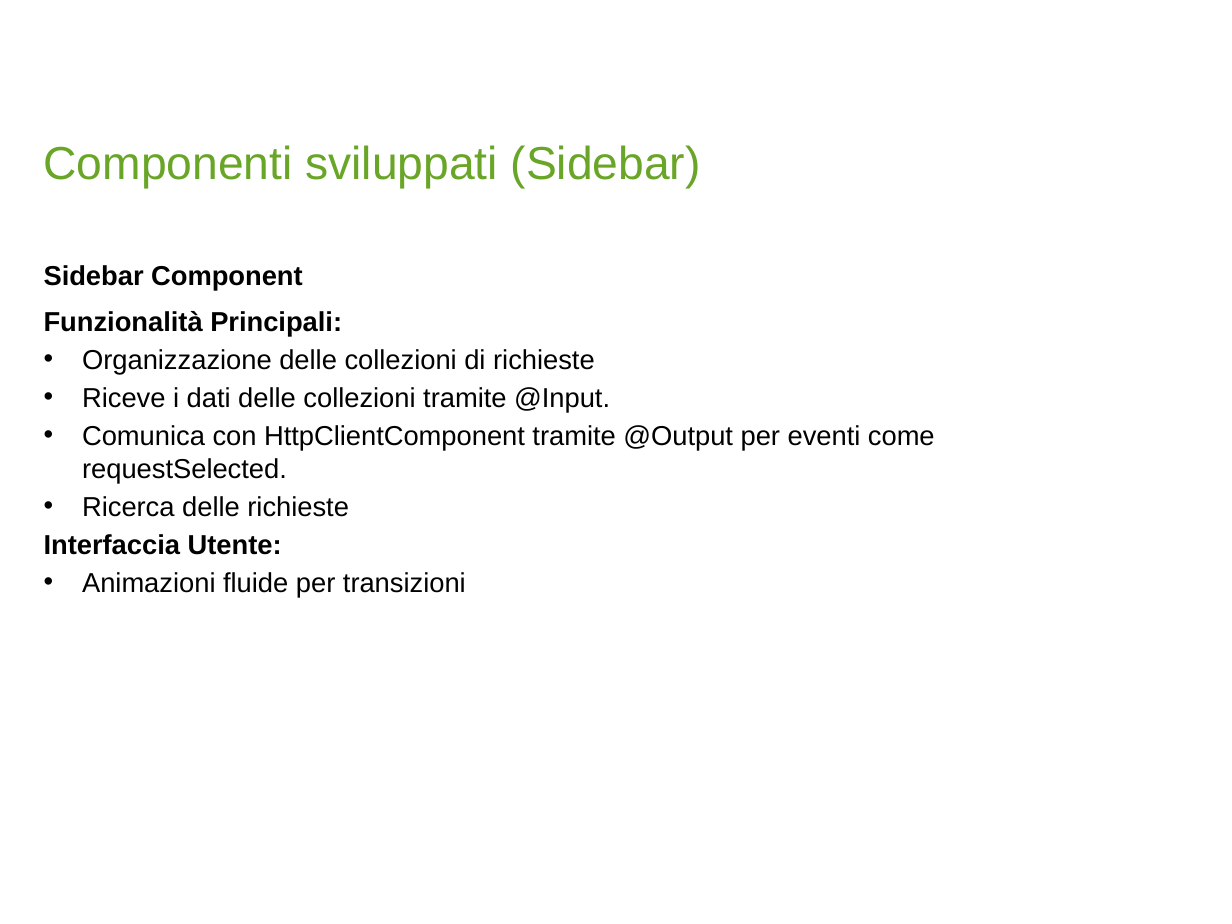
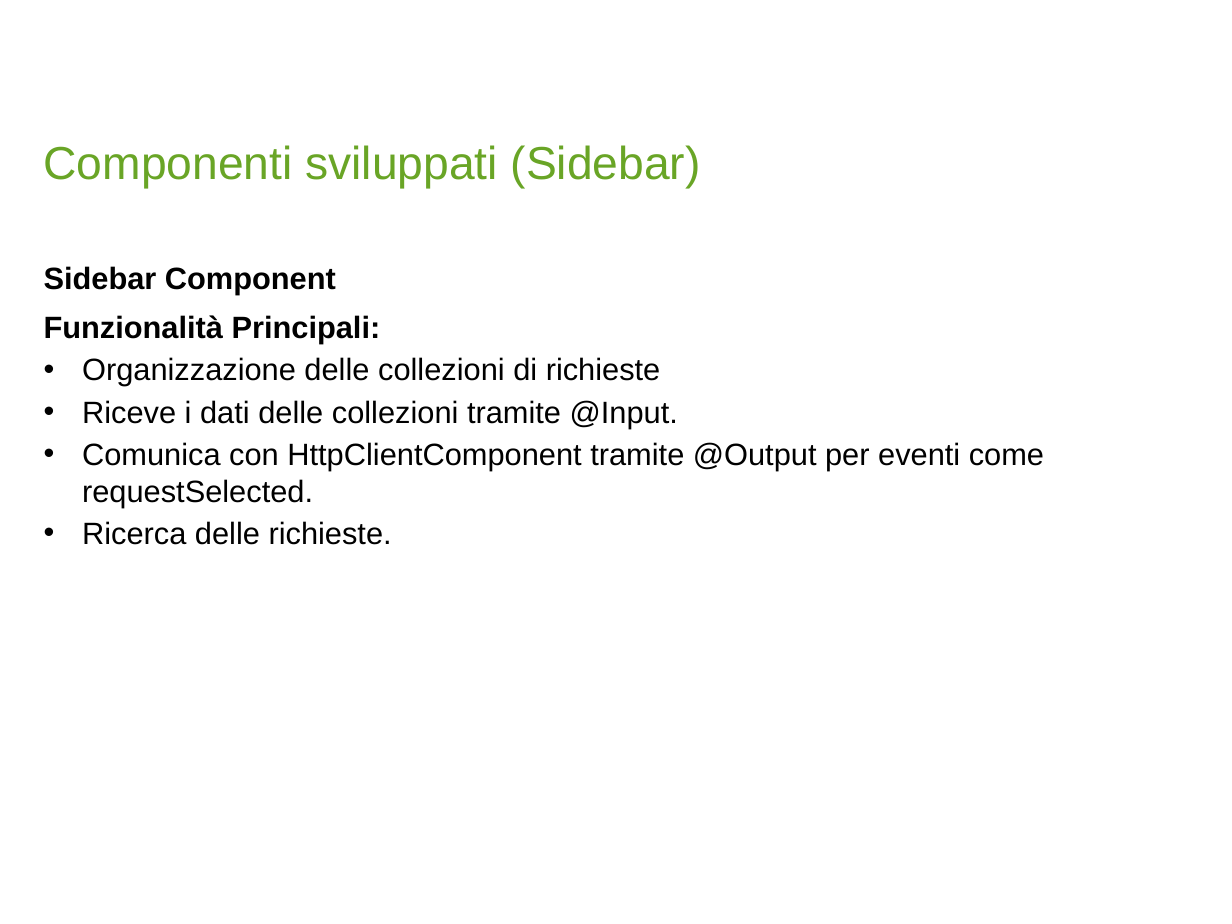
Before and after one commit to LorussoMarco/PostmanAngular, a slide deck: slide 10 of ClientHTTP-WebApplication.pptx. Drawn at 1232x924 pixels with LibreOffice and Linux fonts; fonts in the diff are those of the drawing; background and template pictures are left out. Boxes give left, top, right and bottom in pixels: in the first picture for what was removed or moved away, otherwise in the second. Text is boxed around its words. In the diff, an @@ line names an element or a change of style, - is before the commit and + after.

```diff
--- a/ClientHTTP-WebApplication.pptx
+++ b/ClientHTTP-WebApplication.pptx
@@ text at (x1=44, y1=266, x2=1044, y2=507): size 16 to 18 pt in "Sidebar Component", "Funzionalità Principali:", "Organizzazione delle collezioni di richieste", "Riceve i dati delle collezioni tramite @Input." and 1 more places @@
@@ text at (x1=82, y1=521, x2=392, y2=545): text changed; size 16 to 18 pt @@
-• Ricerca delle richieste
-Interfaccia Utente:
-• Animazioni fluide per transizioni
+• Ricerca delle richieste.
```
Also in this commit, not shown: 10 other slides changed.
